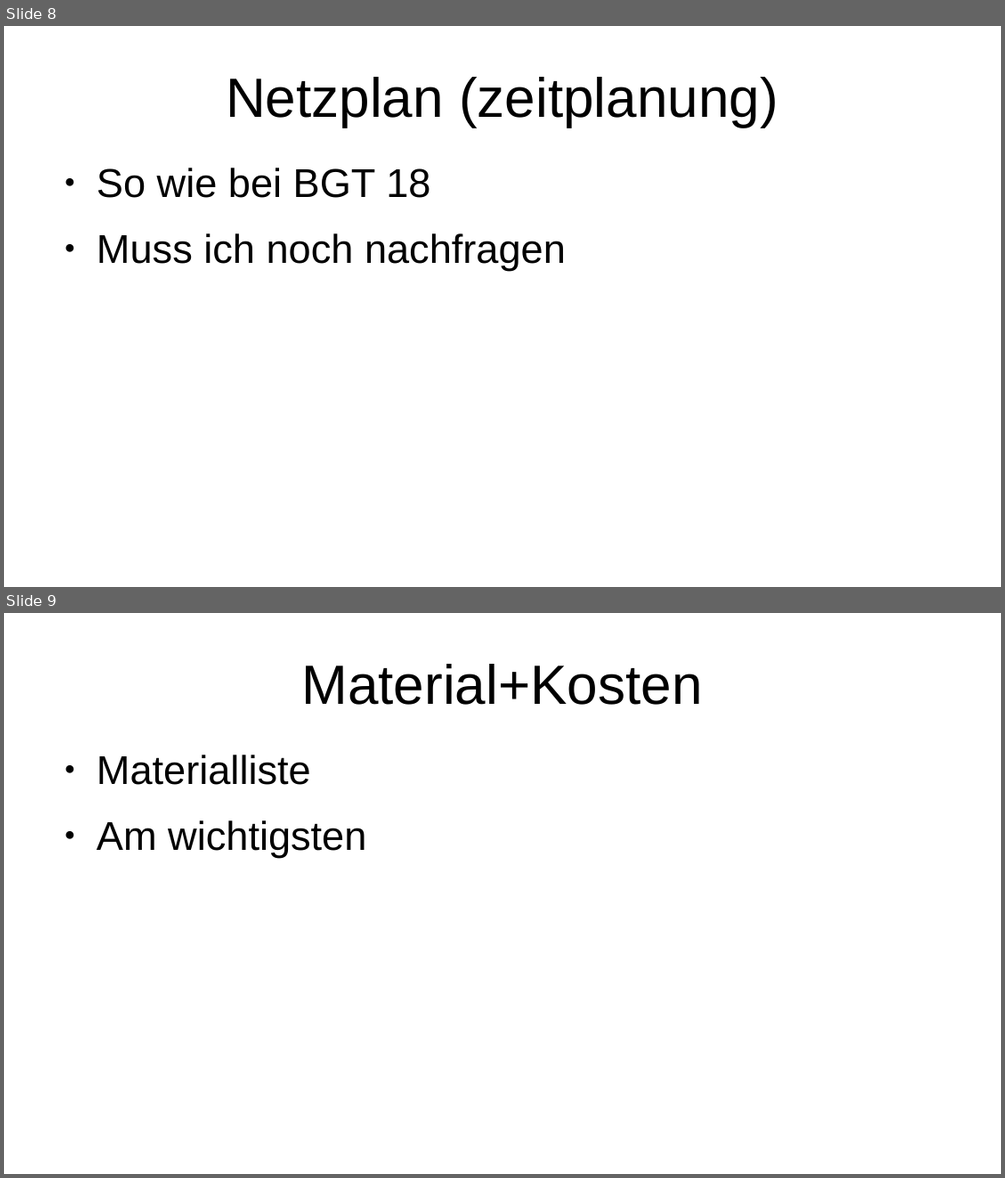
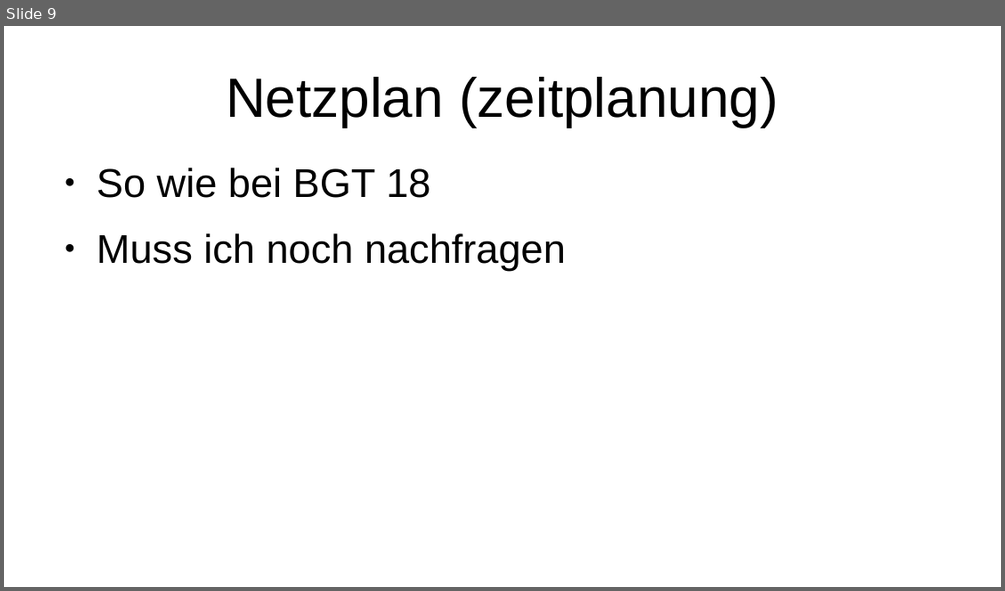
Before and after one commit to zauberwild/paamestia, a slide deck: doc/2020-12-16 Präsentation Projektvorhaben/Paamestia PPP.odp. Shown one above the other, each under a label of ours: slides 8 and 9 before the commit, slide 9 after it. The pictures are 1005x1178 and 1005x591 pixels, drawn with LibreOffice and Linux fonts; fonts in the diff are those of the drawing. Boxes give left, top, right and bottom in pixels: in the first picture for what was removed or moved away, otherwise in the second. Text is boxed around its words. In the diff, an @@ line names an element or a change of style, - is before the commit and + after.

```diff
--- a/doc/2020-12-16 Präsentation Projektvorhaben/Paamestia PPP.odp
+++ b/doc/2020-12-16 Präsentation Projektvorhaben/Paamestia PPP.odp
@@ slide 9 removed at [4, 613, 1001, 1174], background #FFFFFF @@
@@ title removed at [302, 664, 703, 705] @@
-Material+Kosten
@@ text removed at [97, 755, 366, 858] @@
-● Materialliste
-● Am wichtigsten
@@ what was slide 8 is now slide 9 @@
```
Also in this commit, not shown: 6 slides added, 4 other slides removed.
